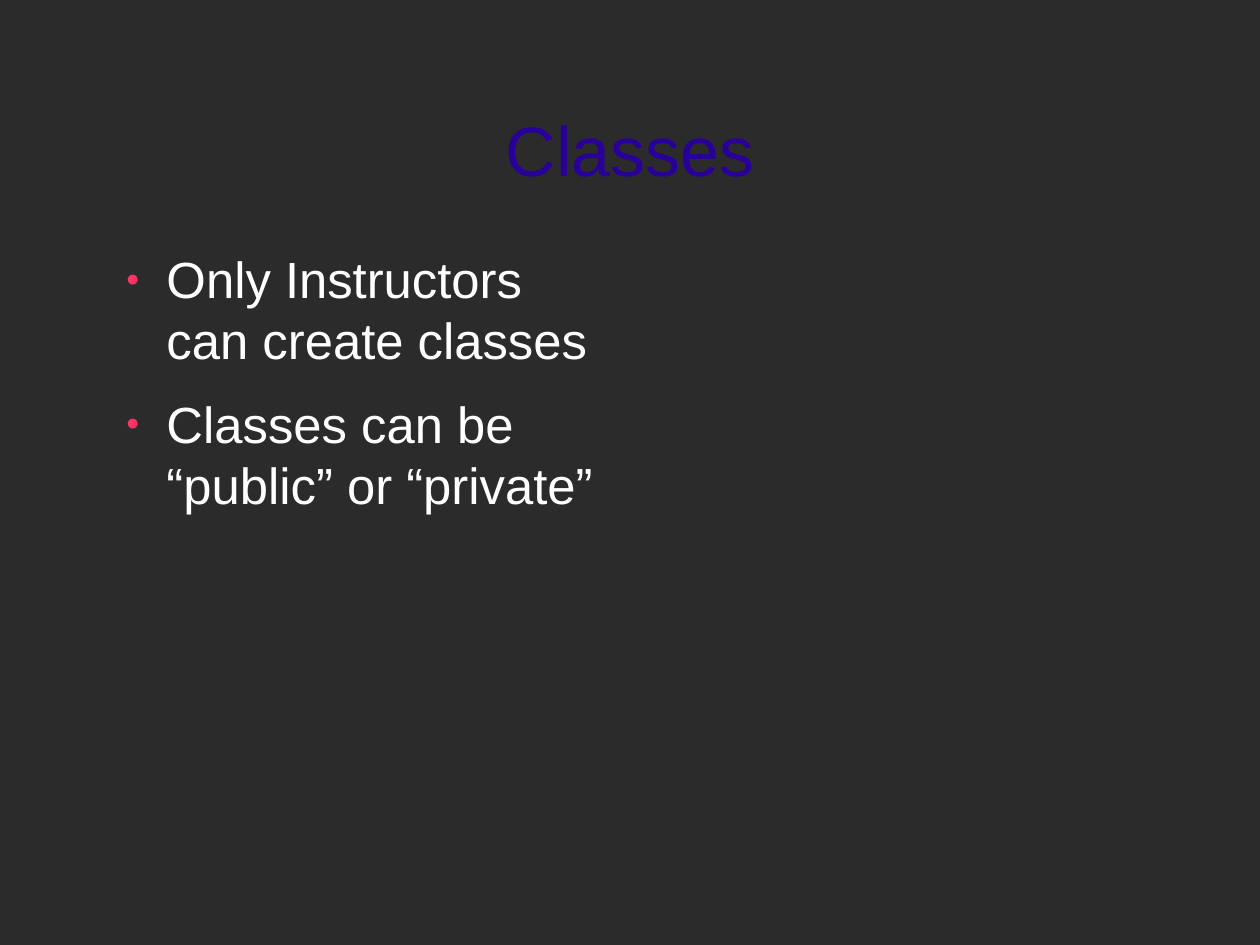
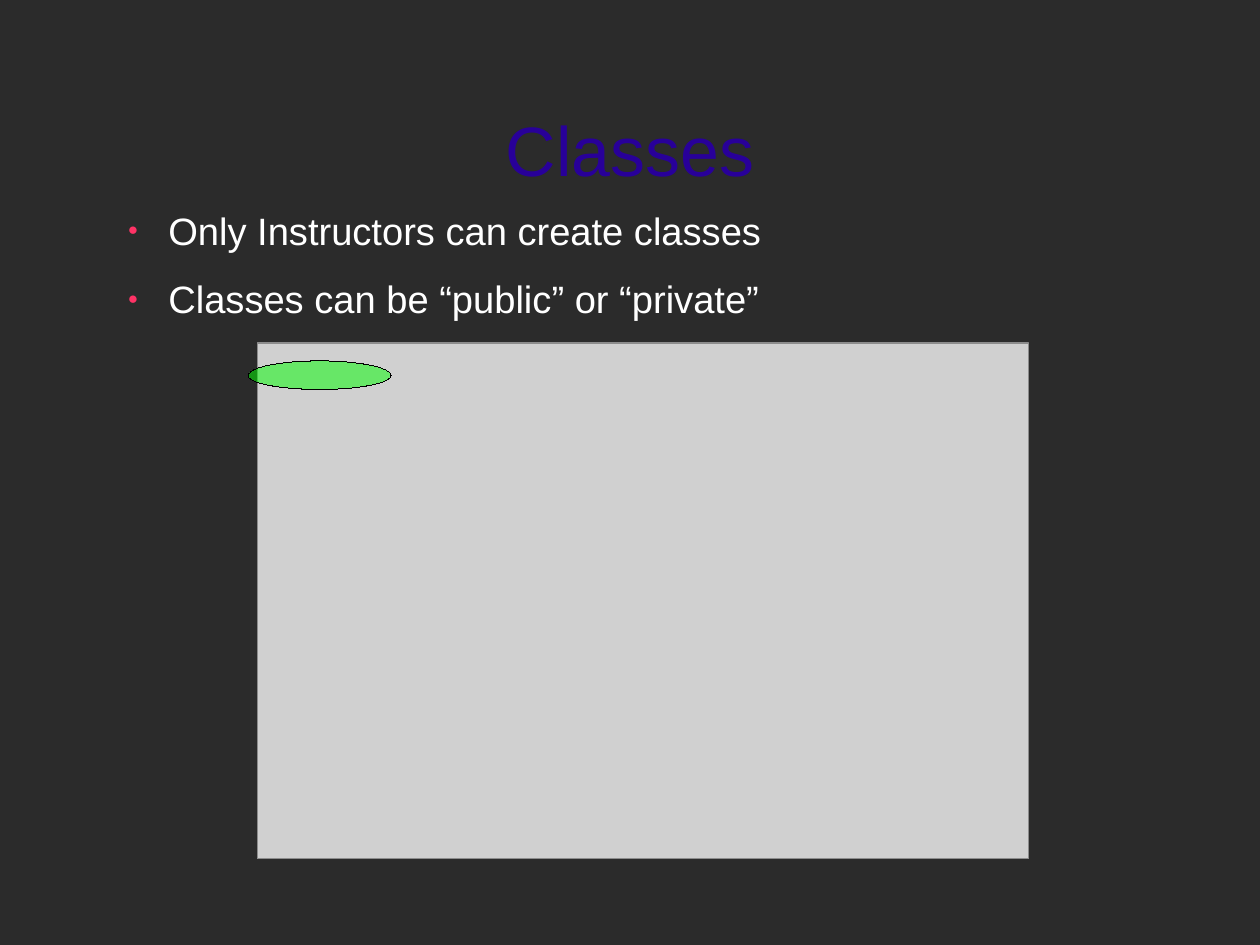
Before and after one commit to xiongchiamiov/CSTutor, a slide deck: slide 8 of presentations/presentation_week5.odp. Drawn at 1260x945 pixels with LibreOffice and Linux fonts; fonts in the diff are those of the drawing; grey boxes stand for pictures; background and template pictures are left out; a plain dark background stands for a picture behind light text. Boxes give left, top, right and bottom in pixels: in the first picture for what was removed or moved away, otherwise in the second. Text is boxed around its words. In the diff, an @@ line names an element or a change of style, - is before the commit and + after.

```diff
--- a/presentations/presentation_week5.odp
+++ b/presentations/presentation_week5.odp
@@ text "Only Instructors can create classes" moved from (x1=166, y1=261, x2=592, y2=514) to (x1=168, y1=217, x2=761, y2=321) @@
@@ text "Only Instructors can create classes" at (x1=168, y1=217, x2=761, y2=321): size 32 to 24 pt @@
@@ picture added at (x1=257, y1=343, x2=1029, y2=859) @@
@@ ellipse added at (x1=248, y1=361, x2=391, y2=390), fill #00FF00 at 50% opacity, outline #000000 0 pt @@
```
Also in this commit, not shown: 1 other slide changed, 3 slides removed.
